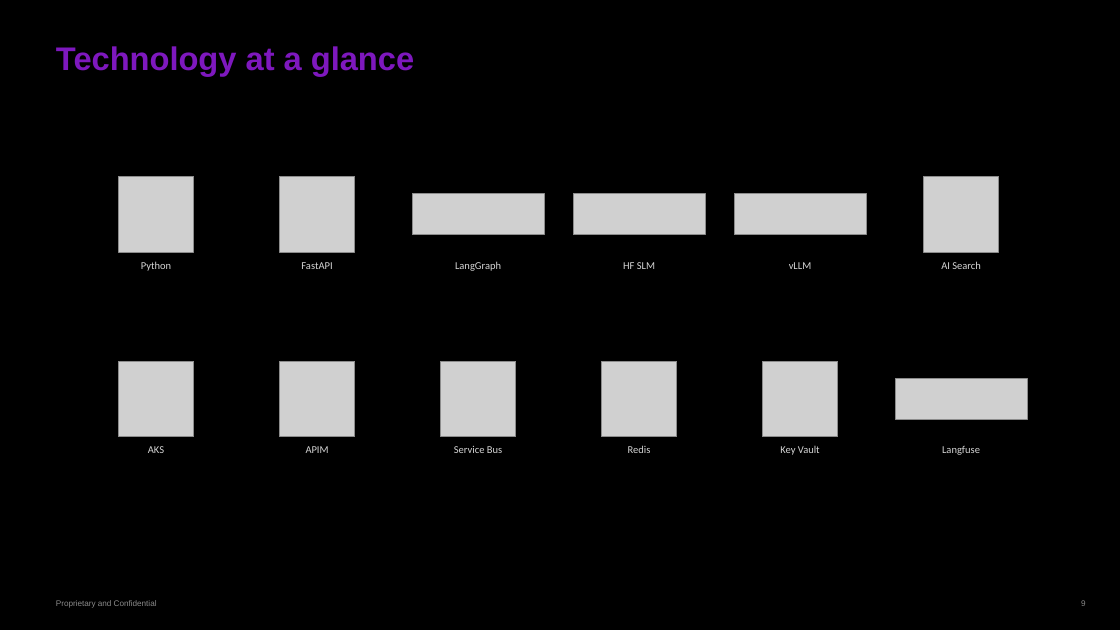
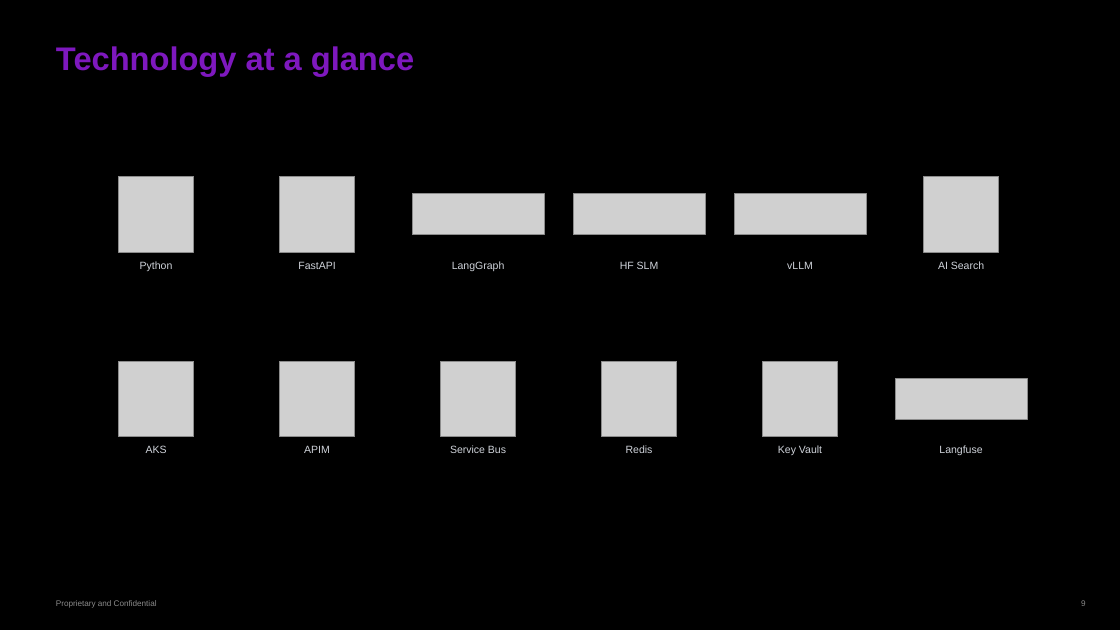
Before and after one commit to gobimca87/PF-FT, a slide deck: slide 9 of docs/PPT/00-overview.pptx. Drawn at 1120x630 pixels with LibreOffice and Linux fonts; fonts in the diff are those of the drawing; grey boxes stand for pictures; background and template pictures are left out. Boxes give left, top, right and bottom in pixels: in the first picture for what was removed or moved away, otherwise in the second. Text is boxed around its words. In the diff, an @@ line names an element or a change of style, - is before the commit and + after.

```diff
--- a/docs/PPT/00-overview.pptx
+++ b/docs/PPT/00-overview.pptx
@@ font Calibri to Arial, text colour #D5D5D5 to #CFD3DA in 12 elements at <box>140,261,173,271</box>, <box>298,261,335,269</box>, <box>452,261,505,271</box>, <box>620,261,659,269</box>, <box>787,261,813,269</box>, <box>938,261,984,269</box>, <box>146,445,167,453</box>, <box>304,445,330,453</box>, <box>450,445,506,453</box>, <box>626,445,653,453</box>, <box>778,445,822,455</box>, <box>939,445,982,455</box> @@
```
Also in this commit, not shown: 11 other slides changed, 3 other files.
